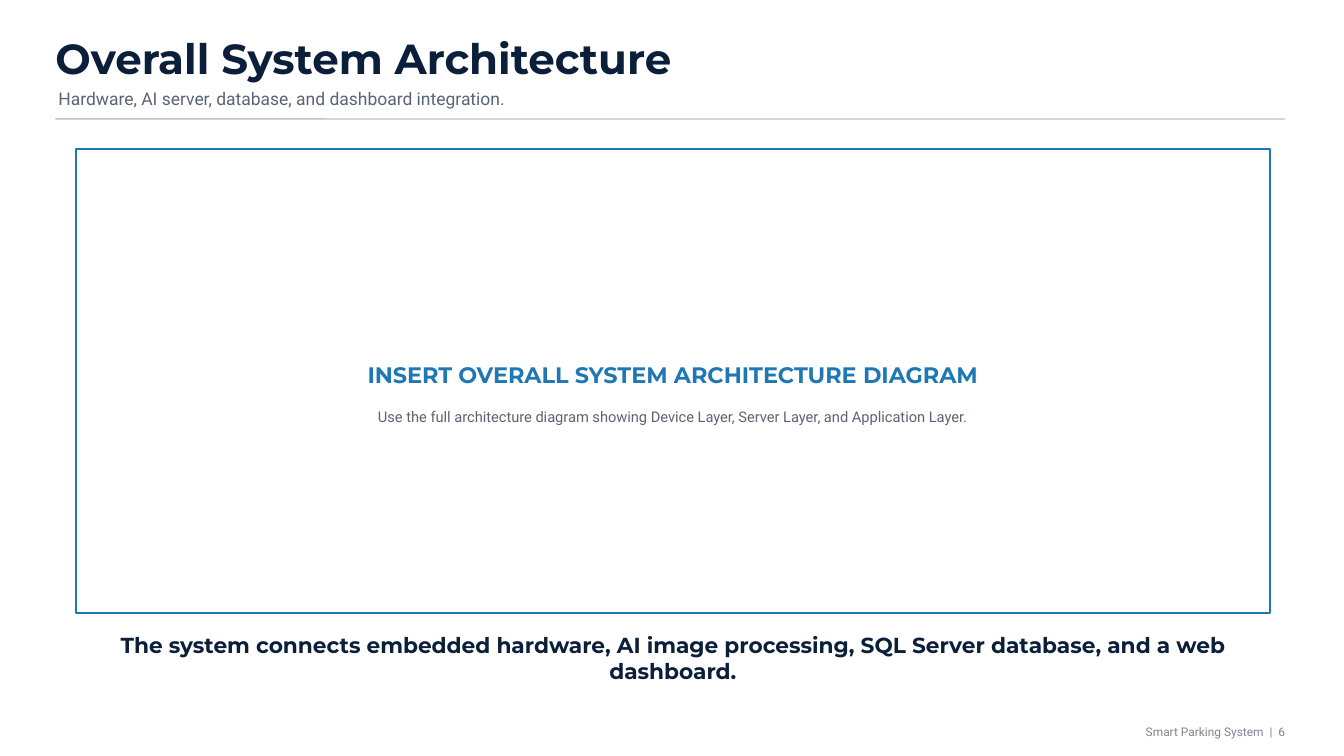
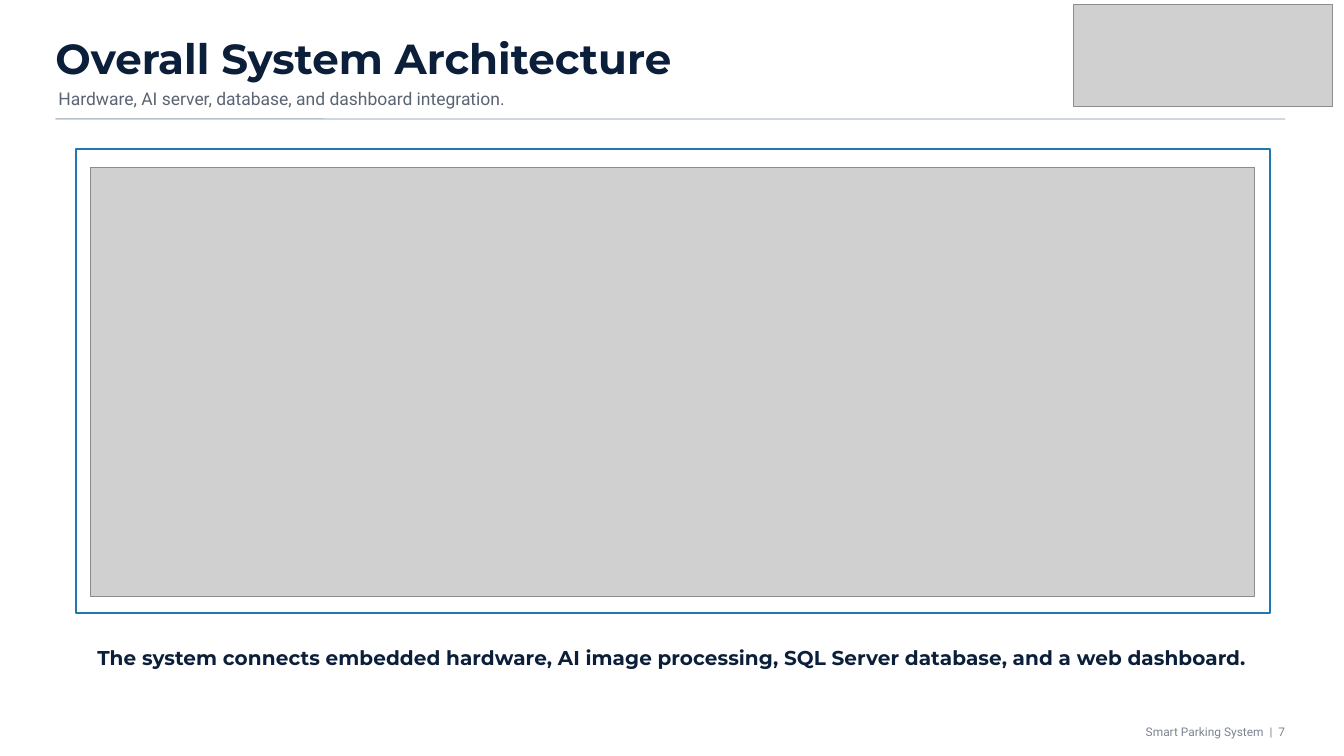
Before and after one commit to RyugaWork/IOT_SU26-Smark-parking-system-with-AI-and-Dashboard, a slide deck: slide 7 of Presentation/Smart_Parking_Presentation_Basic.pptx (slide 6 before the commit). Drawn at 1344x756 pixels with LibreOffice and Linux fonts; fonts in the diff are those of the drawing; grey boxes stand for pictures. Boxes give left, top, right and bottom in pixels: in the first picture for what was removed or moved away, otherwise in the second. Text is boxed around its words. In the diff, an @@ line names an element or a change of style, - is before the commit and + after.

```diff
--- a/Presentation/Smart_Parking_Presentation_Basic.pptx
+++ b/Presentation/Smart_Parking_Presentation_Basic.pptx
@@ picture added at (1074, 5, 1334, 107) @@
@@ picture added at (91, 167, 1255, 597) @@
@@ text removed at (368, 367, 978, 384) @@
-INSERT OVERALL SYSTEM ARCHITECTURE DIAGRAM
@@ text removed at (378, 411, 967, 425) @@
-Use the full architecture diagram showing Device Layer, Server Layer, and Application Layer.
@@ text "The system connects embedded hardware, ..." at (97, 649, 1246, 669): size 15.5 to 14.3 pt @@
@@ text at (1146, 727, 1285, 739): text changed @@
-Smart Parking System | 6
+Smart Parking System | 7
```
Also in this commit, not shown: 10 other slides changed, 4 slides added, 3 other files.
